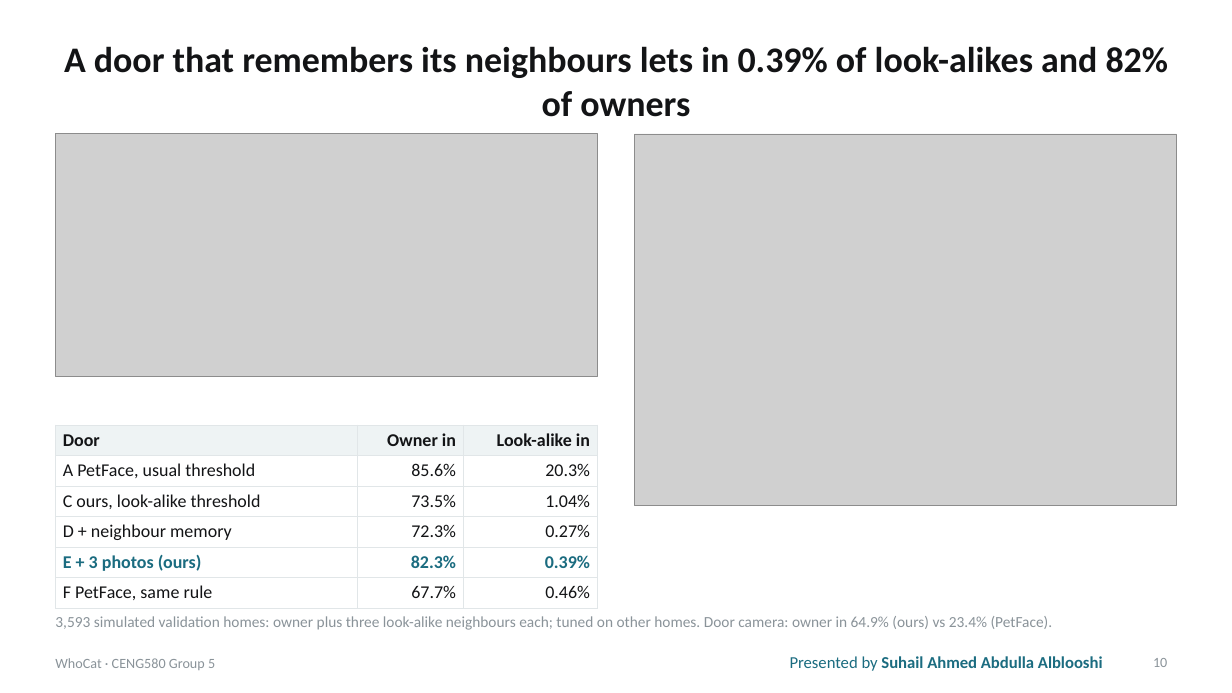
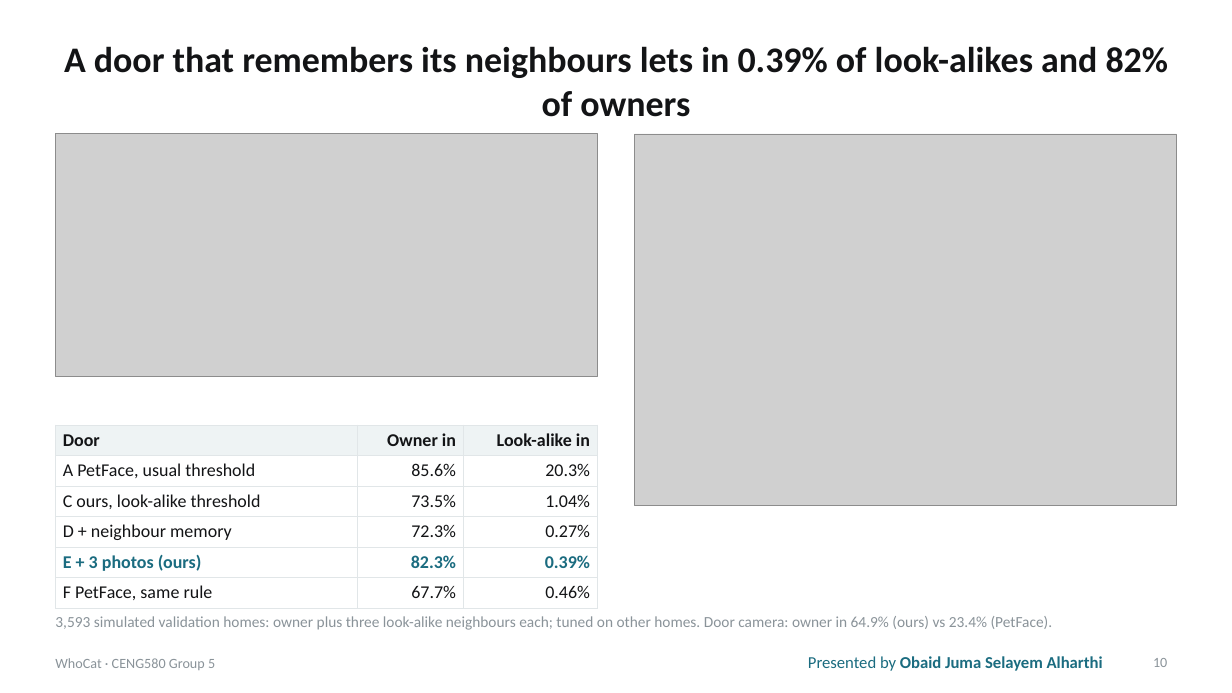
Before and after one commit to mustafanfj/WhoCat, a slide deck: slide 10 of paper/WhoCat_CENG580_Presentation.pptx. Drawn at 1232x693 pixels with LibreOffice and Linux fonts; fonts in the diff are those of the drawing; grey boxes stand for pictures. Boxes give left, top, right and bottom in pixels: in the first picture for what was removed or moved away, otherwise in the second. Text is boxed around its words. In the diff, an @@ line names an element or a change of style, - is before the commit and + after.

```diff
--- a/paper/WhoCat_CENG580_Presentation.pptx
+++ b/paper/WhoCat_CENG580_Presentation.pptx
@@ text at box(808, 656, 1103, 671): text changed @@
-Presented by Suhail Ahmed Abdulla Alblooshi
+Presented by Obaid Juma Selayem Alharthi
```
Also in this commit, not shown: 3 other slides changed.
